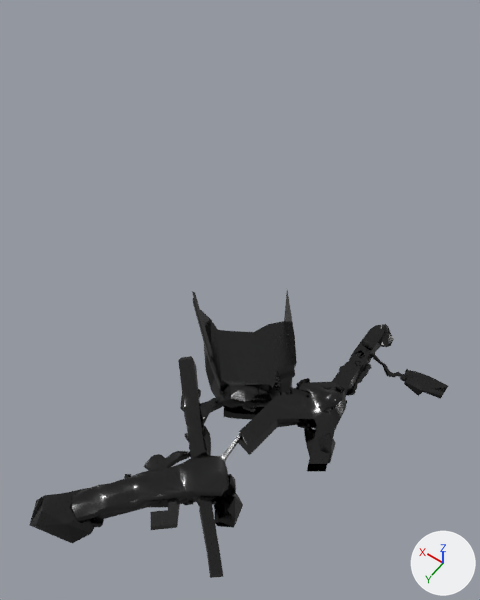
Renders of the FBX model assets/_mesh/_Lookdev/JAM_Ground.fbx from each side of a commit.
Rendered twice from a 50 mm lens placed at (-59.0, 193.0, 298.0), pointed at (88.0, -13.0, -26.0). The lights are fixed; the arrows at lower right show +X, +Y and +Z. The first picture is the older version. Where no turn or scale is listed for an object, it has been applied to the vertices.

Script lines for the objects in view, before the commit:
```python
me_mesh = bpy.data.meshes.new('Mesh')
me_mesh.from_pydata(...)  # 2934 vertices, 4431 faces; spans x -44.0..100.0, y -27.0..162.0, z -23.0..17.0
# faces by material slot: [1995, 2007, 288, 141]
me_mesh.materials.append(mat_dirt)  # black #000000
me_mesh.materials.append(mat_rock)  # black #000000
me_mesh.materials.append(mat_dirt_lighter)  # black #000000
me_mesh.materials.append(mat_rope)
ob_env_ground = bpy.data.objects.new('ENV_Ground', me_mesh)
ob_env_ground.location = (0.0, 0.0, 0.0)
```
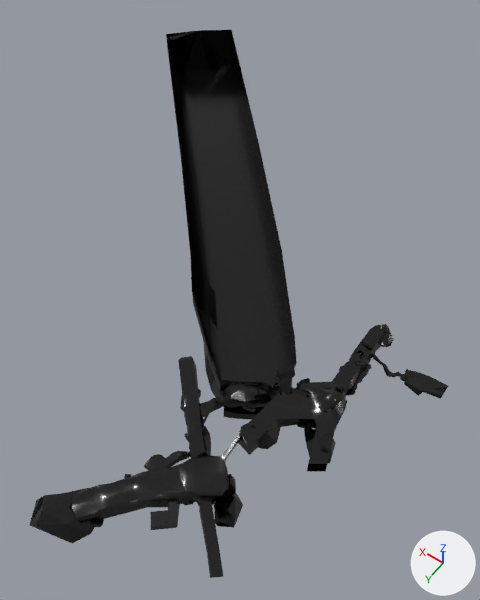
The edits, one by one:
me_mesh is used by ob_env_ground; location (0.0, 0.0, 0.0).
me_mesh had 2934 vertices, 4431 faces and spanned x -44.0..100.0, y -27.0..162.0, z -23.0..17.0.
me_mesh now has 3071 vertices, 4590 faces and spans x -44.0..283.0, y -213.0..162.0, z -25.0..17.0.
me_mesh part 1: a new loose piece of 18 vertices spanning x 11.0..29.0, y 52.0..75.0, z -3.0..10.0, in mat_dirt (black #000000).
Part 2, on me_mesh:
31 vertices are added at x 73.0..283.0, y -213.0..-7.0, z -25.0..11.0.
10 new vertices lie (17.0, -21.0, 1.0) away from vertices in x 56.0..100.0, y -13.0..18.0, z -23.0..5.0.
7 new vertices lie (66.0, -72.0, -1.0) away from vertices in x 73.0..117.0, y -34.0..-6.0, z -22.0..3.0.
5 new vertices lie (100.0, -107.0, -1.0) away from vertices in x 155.0..183.0, y -86.0..-76.0, z -23.0..5.0.
28 new faces join them, mat_dirt (black #000000).
36 new faces join them, mat_rock (black #000000).
Other edits to the shape of me_mesh do not show in these pictures.

Boxes (x1, y1, x2, y2) around the edits, measured in the pictures (480 x 600 px):
'ENV_Ground', reshaped (90% taller)
    before: (30, 290, 448, 578)
    after: (30, 30, 448, 578)
part 1 of me_mesh, added
    after: (241, 423, 281, 449)
part 2 of me_mesh, added (black)
    after: (166, 30, 287, 332)
